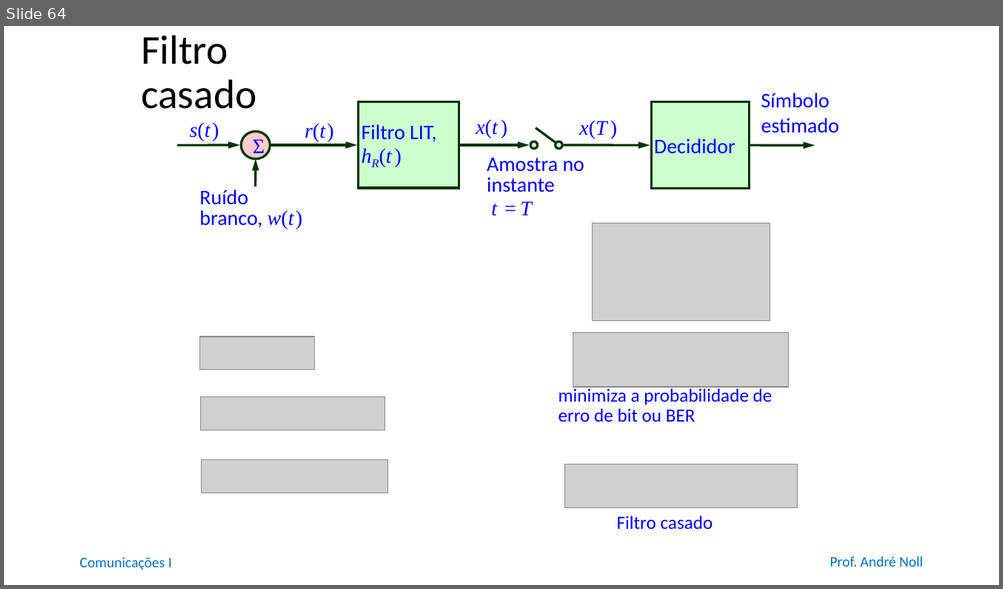
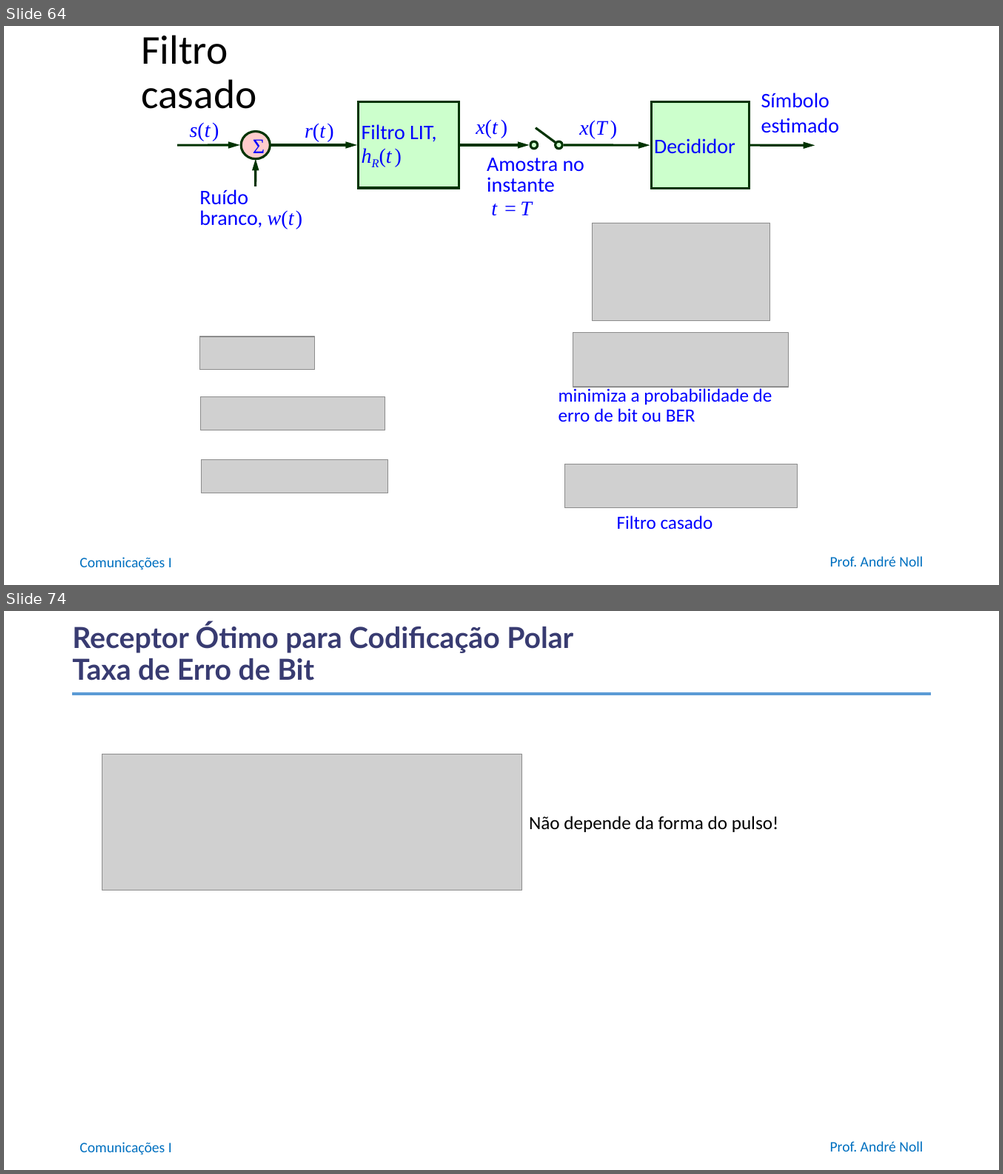
Before and after one commit to anollba/comunicacoes_i_ufrj, a slide deck: slides/Part3 -Digital/03_04_Códigos_linha.pptx. Shown one above the other, each under a label of ours: slide 64 before the commit, slides 64 and 74 after it; the slides between them are not shown. The pictures are 1003x589 and 1003x1174 pixels, drawn with LibreOffice and Linux fonts; fonts in the diff are those of the drawing; grey boxes stand for pictures; background and template pictures are left out. Boxes give left, top, right and bottom in pixels: in the first picture for what was removed or moved away, otherwise in the second. Text is boxed around its words. In the diff, an @@ line names an element or a change of style, - is before the commit and + after.

```diff
--- a/slides/Part3 -Digital/03_04_Códigos_linha.pptx
+++ b/slides/Part3 -Digital/03_04_Códigos_linha.pptx
@@ slide 74 added at (4,611,999,1170), background #FFFFFF; not listed: 2 template elements that a slide beside it also shows @@
@@ title added at (72,623,573,681), 28 pt, text #383B71, bold @@
+Receptor Ótimo para Codificação Polar
+Taxa de Erro de Bit
@@ line added from (73, 694) to (930, 694), #5B9BD5 3.25 pt @@
@@ picture added at (102,755,522,891) @@
@@ text added at (529,816,779,832), 18 pt, text #000000 @@
+Não depende da forma do pulso!
```
Also in this commit, not shown: 10 other slides added, 1 other file.
